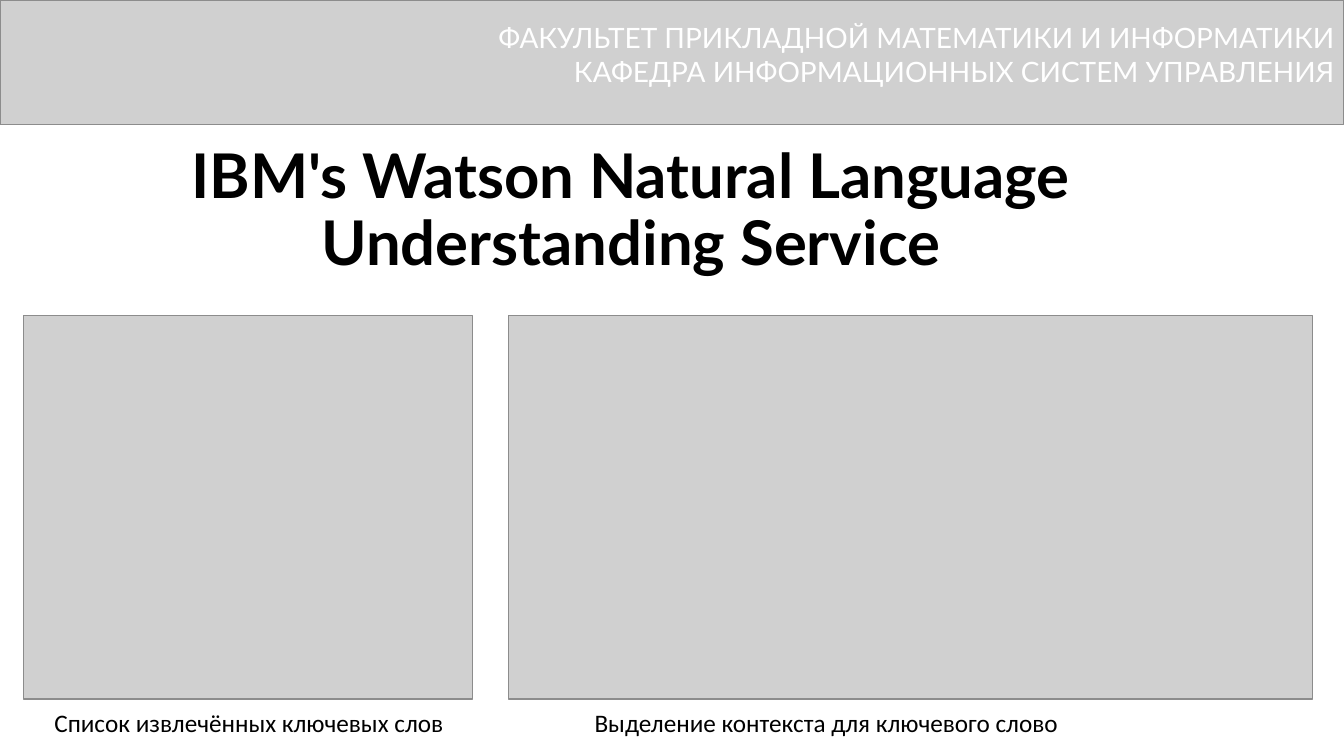
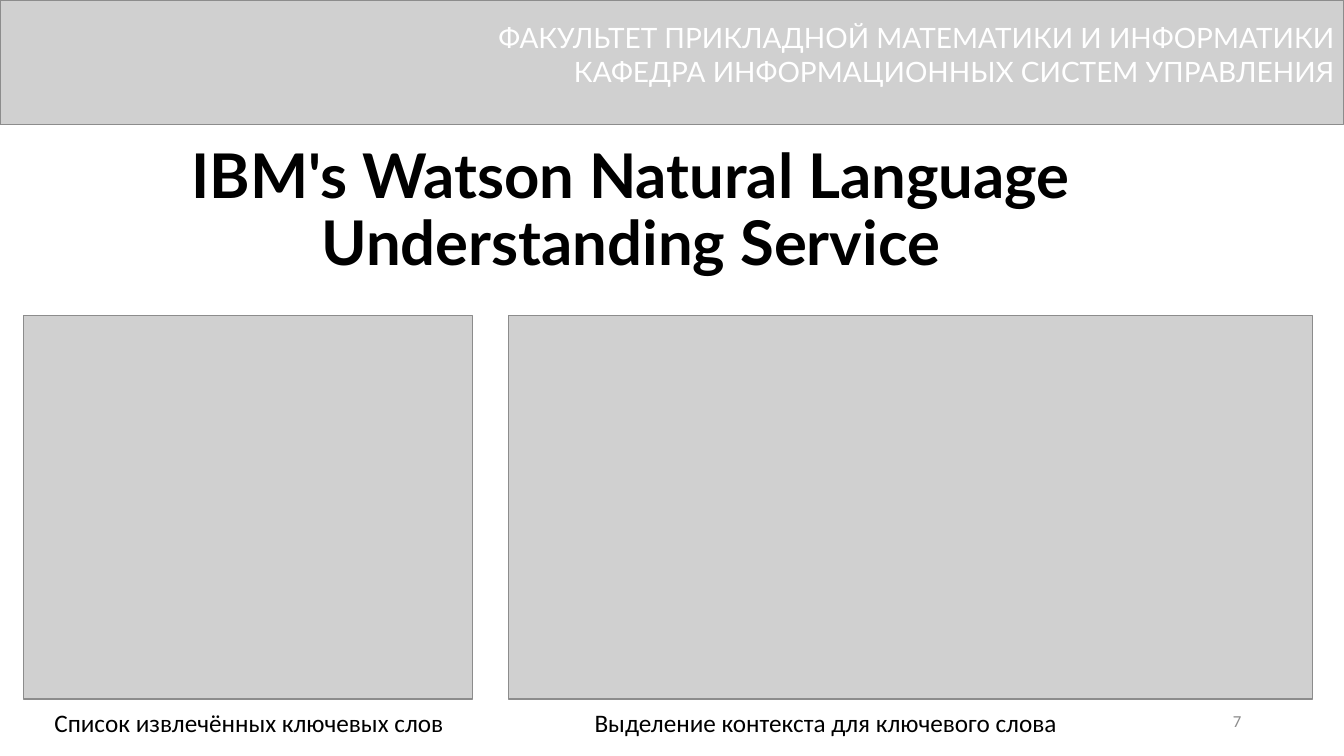
Before and after one commit to DimkaFPM/diplom, a slide deck: slide 7 of presentetion.pptx. Drawn at 1344x756 pixels with LibreOffice and Linux fonts; fonts in the diff are those of the drawing; grey boxes stand for pictures. Boxes give left, top, right and bottom in pixels: in the first picture for what was removed or moved away, otherwise in the second. Text is boxed around its words. In the diff, an @@ line names an element or a change of style, - is before the commit and + after.

```diff
--- a/presentetion.pptx
+++ b/presentetion.pptx
@@ text at <box>595,715,1057,736</box>: text changed @@
-Выделение контекста для ключевого слово
+Выделение контекста для ключевого слова
@@ page number added at <box>1233,716,1241,727</box>, 12 pt, text #8C8C8C @@
+7
```
Also in this commit, not shown: 11 other slides changed, 2 slides added, 1 slide removed, 4 other files.
